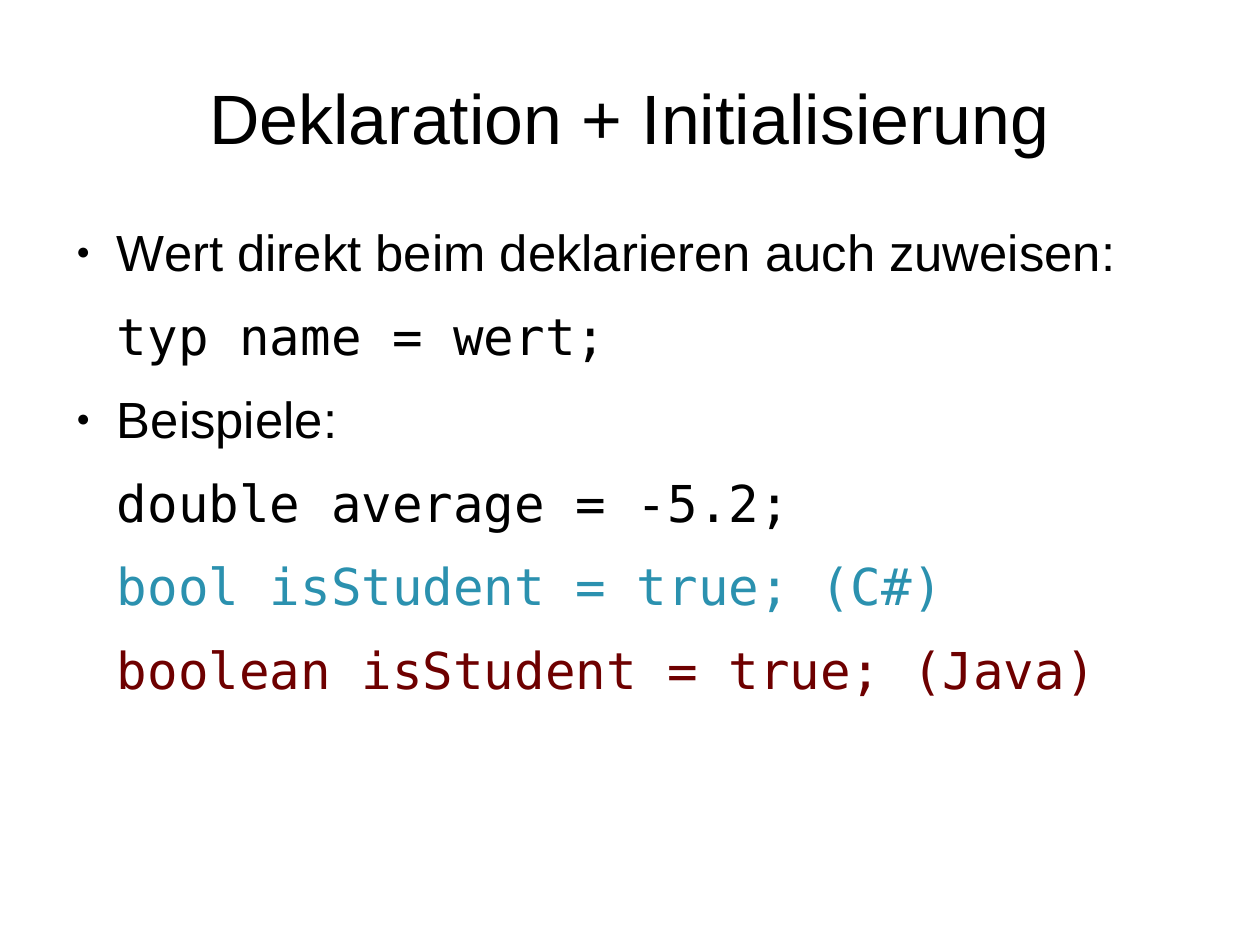
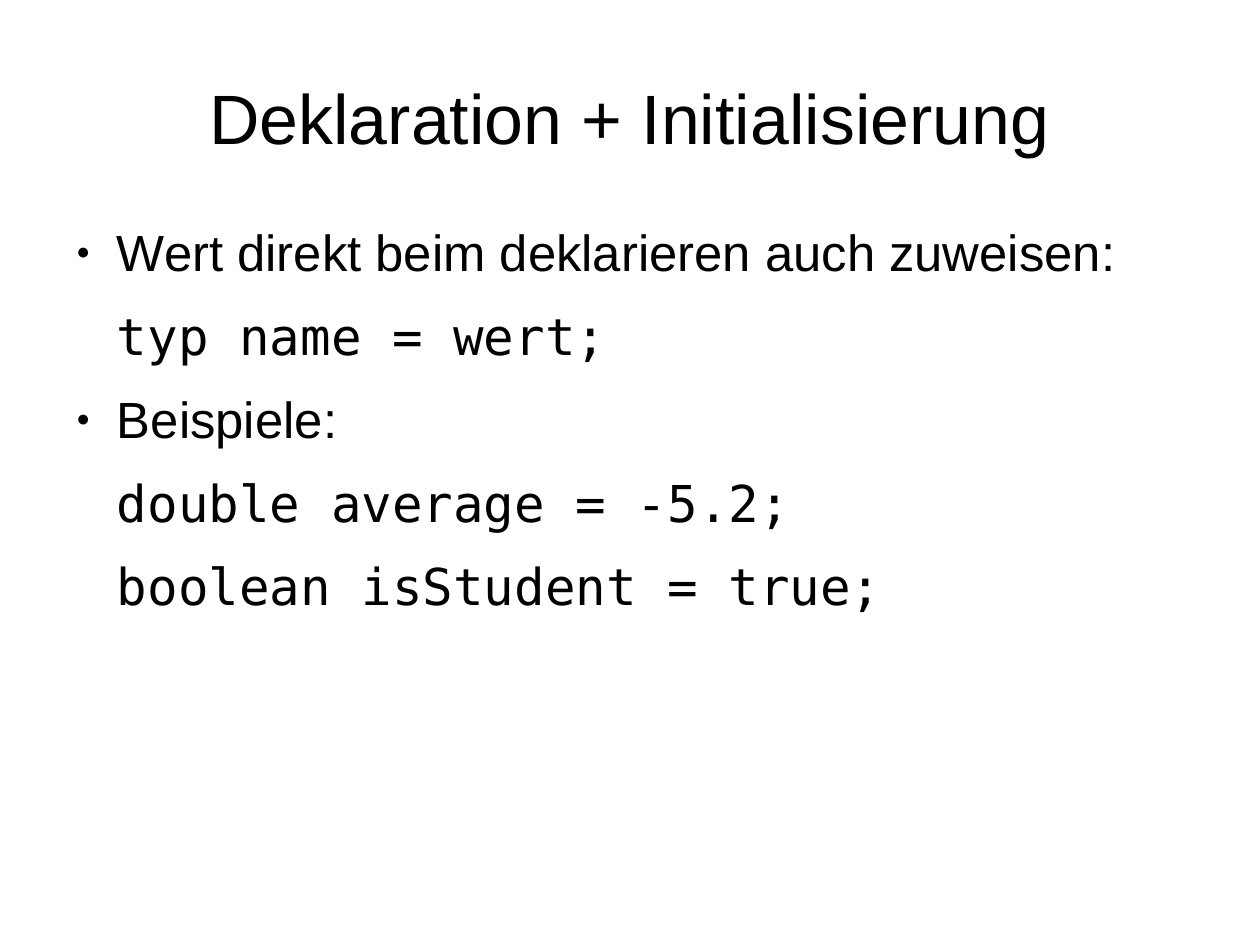
Before and after one commit to phdu/vorkurs, a slide deck: slide 13 of Tag_1/folien_tag_1.odp. Drawn at 1260x945 pixels with LibreOffice and Linux fonts; fonts in the diff are those of the drawing. Boxes give left, top, right and bottom in pixels: in the first picture for what was removed or moved away, otherwise in the second. Text is boxed around its words. In the diff, an @@ line names an element or a change of style, - is before the commit and + after.

```diff
--- a/Tag_1/folien_tag_1.odp
+++ b/Tag_1/folien_tag_1.odp
@@ text at (117,566,882,612): text changed; text colour #6E0000 to #000000 @@
-bool isStudent = true; (C#)
-boolean isStudent = true; (Java)
+boolean isStudent = true;
```
Also in this commit, not shown: 11 other slides changed.
